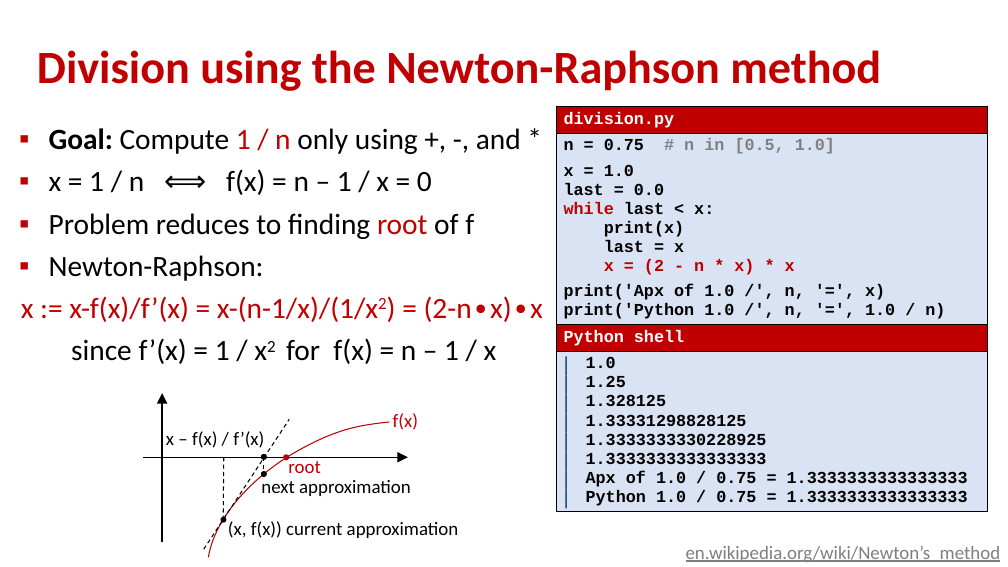
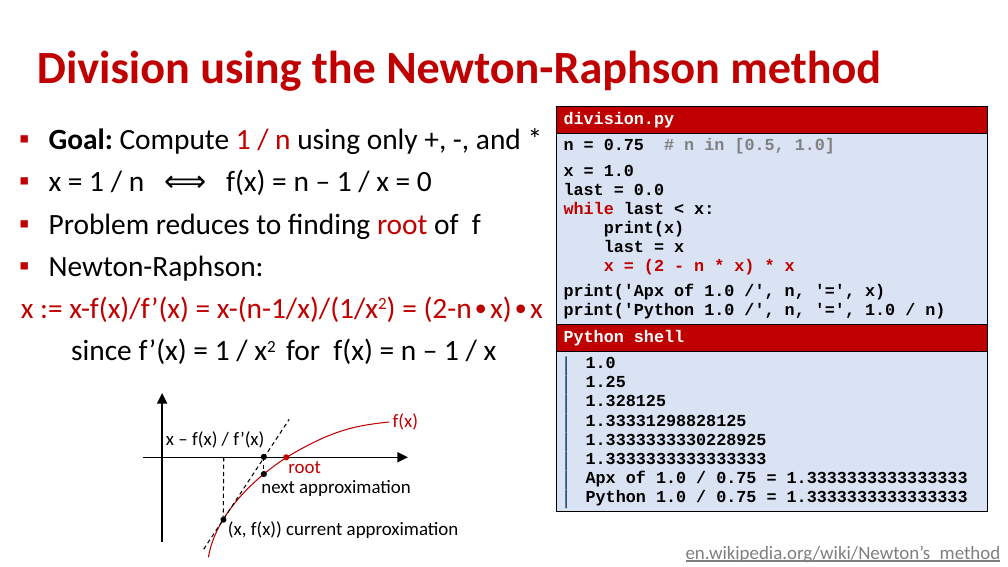
Before and after one commit to gsbrodal/gsbrodal.github.io, a slide deck: slide 16 of ipsa/slides/control.pptx. Drawn at 1008x567 pixels with LibreOffice and Linux fonts; fonts in the diff are those of the drawing. Boxes give left, top, right and bottom in pixels: in the first picture for what was removed or moved away, otherwise in the second. Text is boxed around its words. In the diff, an @@ line names an element or a change of style, - is before the commit and + after.

```diff
--- a/ipsa/slides/control.pptx
+++ b/ipsa/slides/control.pptx
@@ text at box(49, 128, 521, 154): text changed @@
-▪ Goal: Compute 1 / n only using +, -, and *
+▪ Goal: Compute 1 / n using only +, -, and *
```
Also in this commit, not shown: 2 other slides changed, 12 other files.
